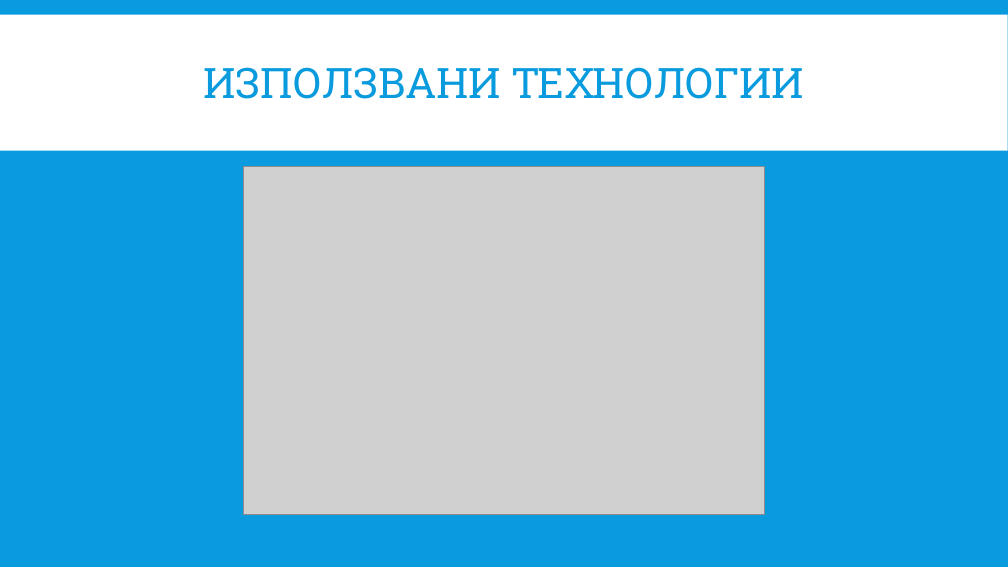
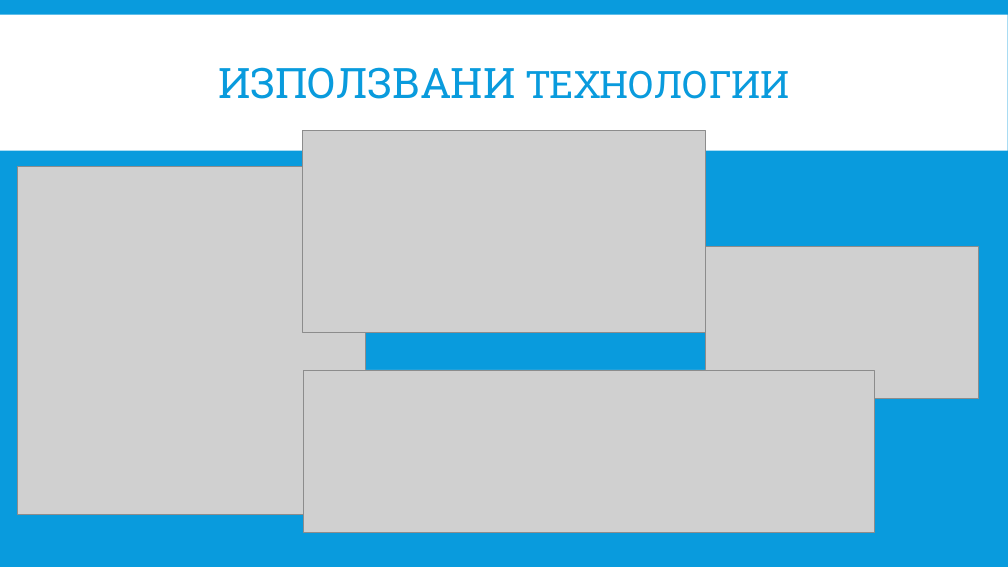
Before and after one commit to pgee-dzi2024/ThemeSP_2607, a slide deck: slide 7 of DR/защита.pptx. Drawn at 1008x567 pixels with LibreOffice and Linux fonts; fonts in the diff are those of the drawing; grey boxes stand for pictures. Boxes give left, top, right and bottom in pixels: in the first picture for what was removed or moved away, otherwise in the second. Text is boxed around its words. In the diff, an @@ line names an element or a change of style, - is before the commit and + after.

```diff
--- a/DR/защита.pptx
+++ b/DR/защита.pptx
@@ title "ИЗПОЛЗВАНИ ТЕХНОЛОГИИ" at <box>218,67,790,99</box>: size 40 to 36 pt in "ТЕХНОЛОГИИ" @@
@@ picture added at <box>302,130,706,332</box> @@
@@ picture added at <box>17,166,365,514</box> @@
@@ picture removed at <box>243,166,765,514</box> @@
@@ picture added at <box>706,247,979,399</box> @@
@@ picture added at <box>303,370,875,532</box> @@
```
Also in this commit, not shown: 7 other slides changed, 2 slides added, 2 slides removed.
